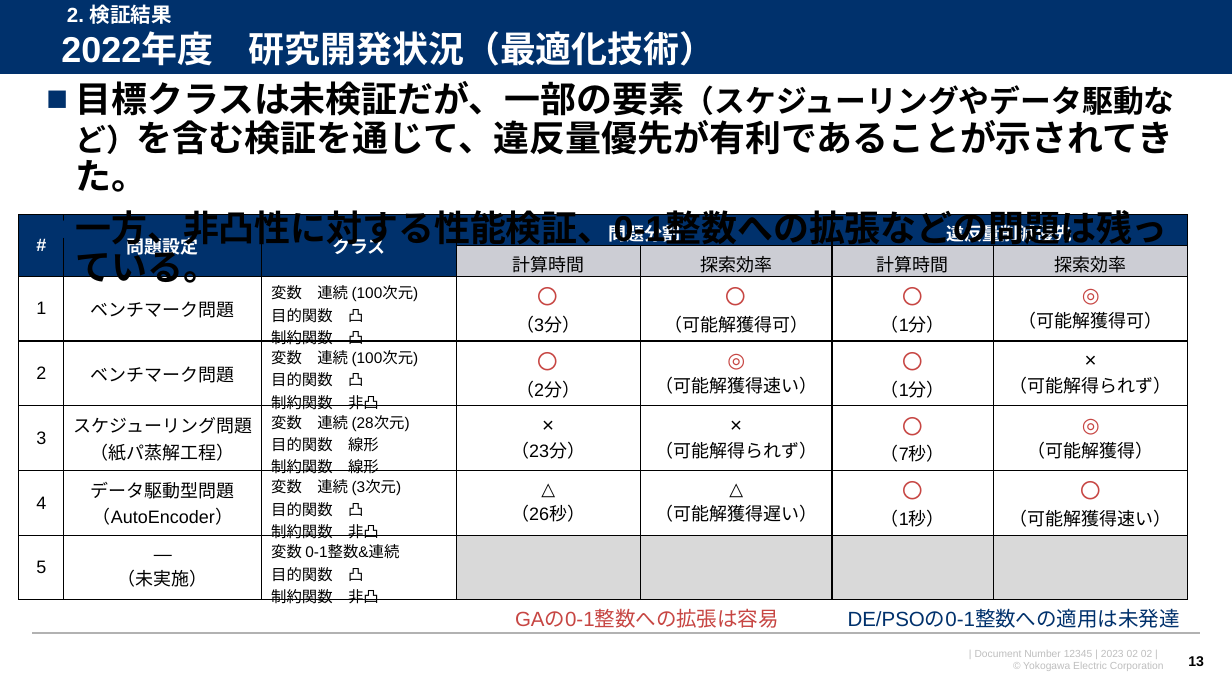
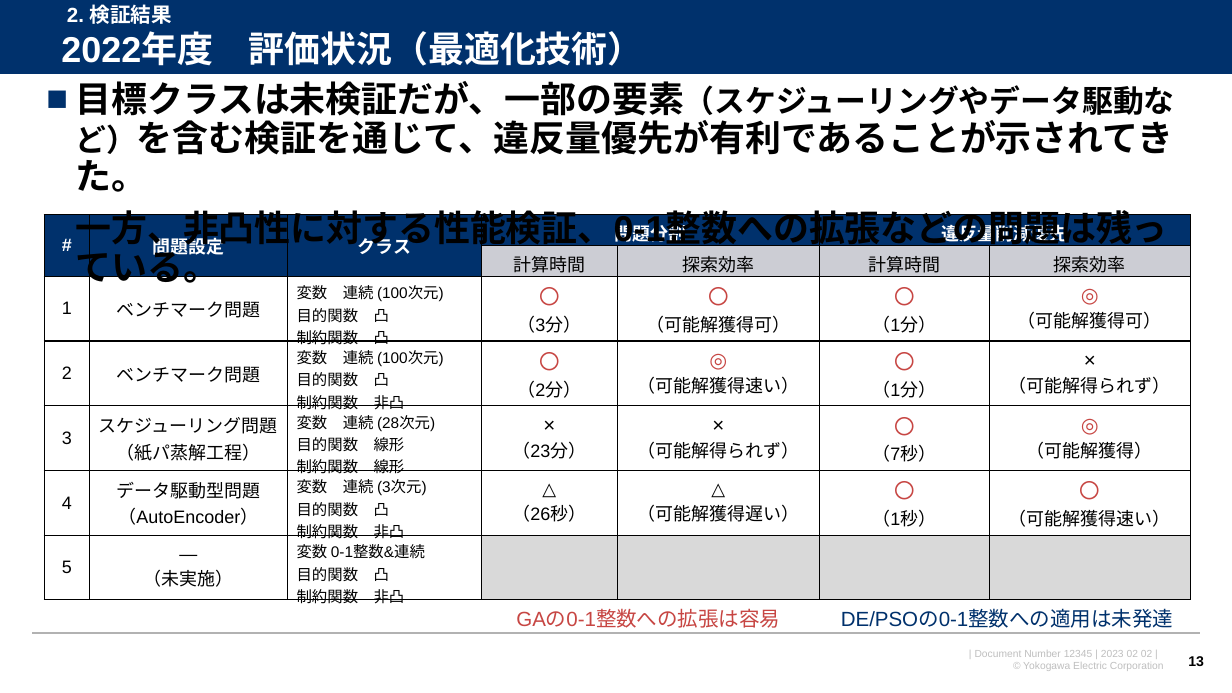
Before and after one commit to watarukumagai-git/opt, a slide deck: slide 13 of opt/230303_データ駆動非線形制約での検証_rev.0.pptx. Drawn at 1232x693 pixels with LibreOffice and Linux fonts; fonts in the diff are those of the drawing; background and template pictures are left out. Boxes give left, top, right and bottom in pixels: in the first picture for what was removed or moved away, otherwise in the second. Text is boxed around its words. In the diff, an @@ line names an element or a change of style, - is before the commit and + after.

```diff
--- a/opt/230303_データ駆動非線形制約での検証_rev.0.pptx
+++ b/opt/230303_データ駆動非線形制約での検証_rev.0.pptx
@@ title at [61, 31, 644, 66]: text changed @@
-2022年度 研究開発状況（最適化技術）
+2022年度 評価状況（最適化技術）
@@ table: place and size @@
-table at [18, 214, 1187, 608]
+table at [44, 214, 1190, 608]
@@ text "DE/PSOの0-1整数への適用は未発達": place and size @@
-text "DE/PSOの0-1整数への適用は未発達" at [848, 610, 1180, 628]
+text "DE/PSOの0-1整数への適用は未発達" at [841, 610, 1173, 628]
```
Also in this commit, not shown: 3 other slides changed, 1 slide added.
